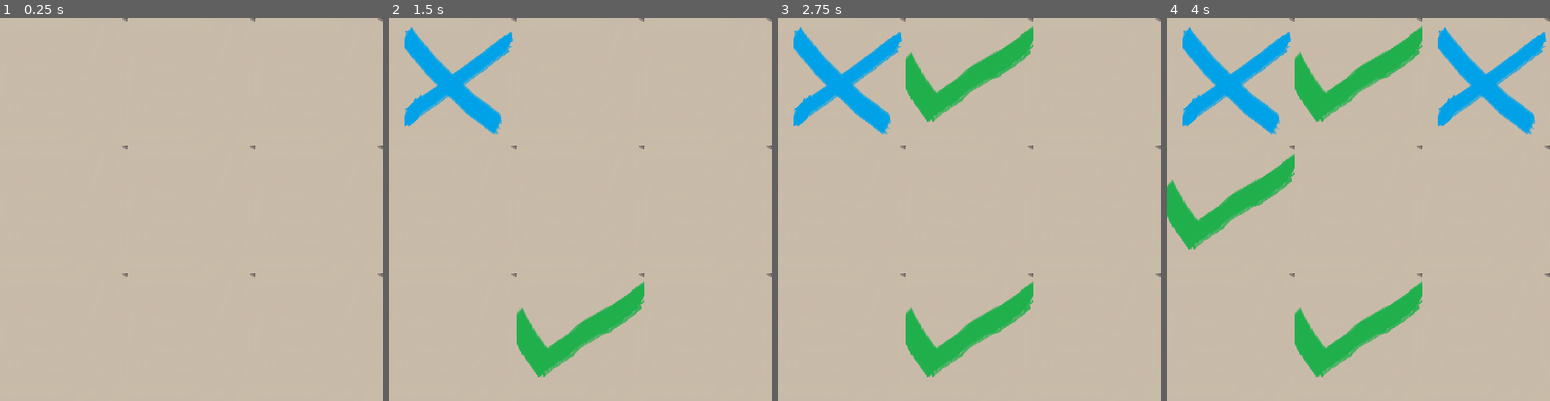
Above: before the commit, frames 1-4 (left to right).
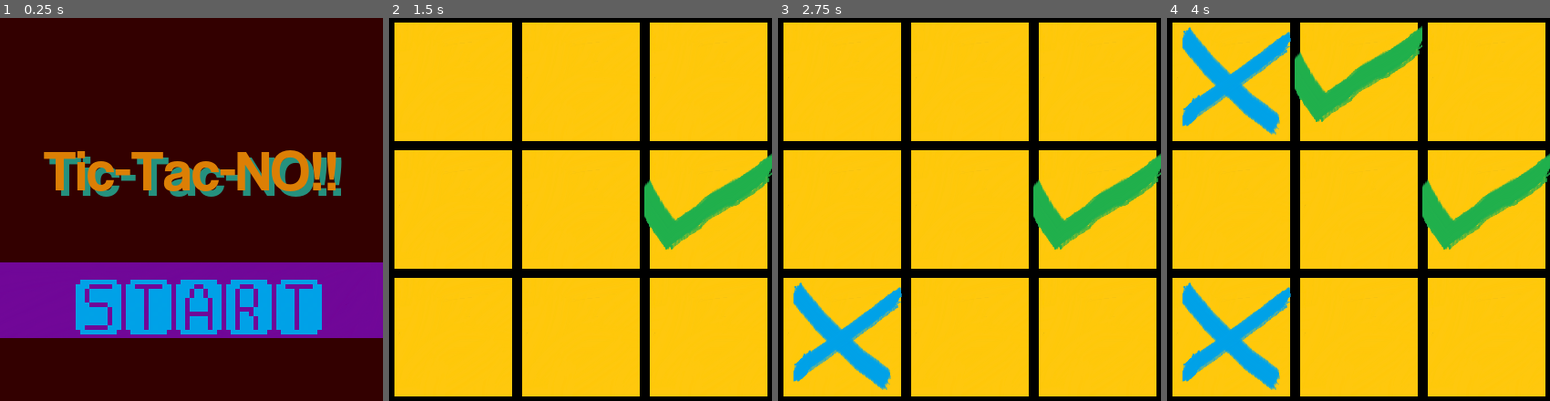
Above: after the commit, the same moments.

Repository: sudeshsubedi13/tic-tac-No
Game: Godot game, scene res://Main.tscn
The game is run twice, just before and just after one commit, with the same random seed, the same clock (stepped at 60 frames per second) and the same inputs.
Inputs (mouse positions are in pixels of both pictures, inside the frame that each line leads up to):
- Up to frame 1 (0.25 s): no input
- Up to frame 2 (1.5 s): click (580, 301) at 0.52 s; click (454, 83) at 1.27 s
- Up to frame 3 (2.75 s): click (969, 83) at 2.02 s
- Up to frame 4 (4 s): click (1484, 83) at 2.77 s; click (1232, 209) at 3.52 s

The runs differ from the first frame. In frame 1, 100% of the frame differs, in the area x 0-100%, y 0-100%; in frame 2, 100%; in frame 3, 100%; in frame 4, 95%.

Commit message:
added random thing that puts No in tictacNo

Diff:
--- a/Board.gd
+++ b/Board.gd
@@ -7,18 +7,27 @@
 	"res://assets/cross.png"
 ]
 var cells = []
+var no_of_marks = 0
 
 
-
-func _ready():
+func init_board():
+	no_of_marks = 0
+	cells.resize(9)
 	randomize()
 	player_options.shuffle()
-	for _i in range(9):
-		cells.append(0)
+	for i in range(9):
+		cells[i] = 0
 
 
 func update(index: int, player: int):
 	print(index)
+	no_of_marks += 1
+	var rand_opts = []
+	for i in range(9):
+		if i != index and cells[i] == 0:
+			rand_opts.append(i)
+	randomize()
+	index = rand_opts[randi() % rand_opts.size()]
 	cells[index] = player
 	var cell = get_child(index)
 	var mark = Sprite.new()
@@ -28,26 +37,37 @@
 	cell.disabled = true
 	var winner = check_game_over()
 	if winner != 0:
+		print(cells)
 		emit_signal("gameover", winner)
+		return
+	if no_of_marks >= 9: # no more cells left
+		emit_signal("gameover", 0) # draw
 
 
 func check_game_over():
+	if no_of_marks < 5:
+		return 0
+	print("test0")
 	for i in range(3):
 		# rows
 		if cells[3*i] == cells[3*i+1] and cells[3*i] == cells[3*i+2]:
-			if cells[i] != 0: # dont return if its not marked
+			if cells[3*i] != 0: # dont return if its not marked
+				print(i, "test1")
 				return cells[i]
 		# cols
-		if cells[i+3] == cells[i+4] and cells[i+3] == cells[i+5]:
-			if cells[i+3] != 0: # same as above
+		if cells[i] == cells[i+3] and cells[i] == cells[i+6]:
+			if cells[i] != 0: # same as above
+				print("test2")
 				return cells[i+3]
 
 	# main diagonal
 	if cells[0] == cells[4] and cells[0] == cells[8]:
 		if cells[0] != 0: # same as above
+			print("test3")
 			return cells[0]
 
 	# anti diagonal
 	if cells[2] == cells[4] and cells[2] == cells[6]:
+		print("test4")
 		return cells[2] # it okay to return 0 since its the last condition
 	return 0 # just to be safe
--- /dev/null
+++ b/HUD.gd
@@ -0,0 +1,37 @@
+extends CanvasLayer
+
+signal start_game
+
+func show_message(text):
+		$Message.text = text
+		$Message.show()
+		$MessageTimer.start()
+
+func show_game_over(winner):
+	var message
+	if winner == 1:
+		message = "Player 1 won!!"
+	elif winner == -1:
+		message = "Player 2 won!!"
+	else:
+		message = "Draw"
+	show_message(message)
+
+	yield($MessageTimer, "timeout")
+
+	$Message.text = "Tic-Tac-NO!!"
+	$Message.show()
+
+	yield(get_tree().create_timer(1), "timeout")
+	$StartButton.show()
+
+
+
+func _on_StartButton_pressed():
+		$StartButton.hide()
+		$ColorRect.hide()
+		emit_signal("start_game")
+
+
+func _on_MessageTimer_timeout():
+		$Message.hide()
--- a/HUD.tscn
+++ b/HUD.tscn
@@ -1,3 +1,58 @@
-[gd_scene format=2]
+[gd_scene load_steps=7 format=2]
+
+[ext_resource path="res://HUD.gd" type="Script" id=1]
+[ext_resource path="res://assets/coolvetica/coolvetica rg.otf" type="DynamicFontData" id=2]
+[ext_resource path="res://assets/start-button-texture.png" type="Texture" id=3]
+
+[sub_resource type="DynamicFont" id=1]
+size = 64
+outline_color = Color( 0.882353, 0.227451, 0.227451, 1 )
+font_data = ExtResource( 2 )
+
+[sub_resource type="InputEventAction" id=2]
+action = "startgame"
+
+[sub_resource type="ShortCut" id=3]
+shortcut = SubResource( 2 )
 
 [node name="HUD" type="CanvasLayer"]
+script = ExtResource( 1 )
+
+[node name="ColorRect" type="ColorRect" parent="."]
+modulate = Color( 0.709804, 0.00392157, 0.00392157, 1 )
+self_modulate = Color( 0.337255, 0.172549, 0.172549, 1 )
+anchor_right = 1.0
+anchor_bottom = 1.0
+color = Color( 0.847059, 0.0705882, 0.286275, 1 )
+
+[node name="Message" type="Label" parent="."]
+anchor_top = 0.5
+anchor_right = 1.0
+anchor_bottom = 0.5
+margin_top = -83.0
+margin_bottom = -6.0
+custom_colors/font_color = Color( 0.866667, 0.501961, 0.0235294, 1 )
+custom_colors/font_outline_modulate = Color( 0.443137, 0.145098, 0.145098, 1 )
+custom_colors/font_color_shadow = Color( 0.14902, 0.572549, 0.498039, 1 )
+custom_constants/shadow_offset_x = 6
+custom_constants/line_spacing = 0
+custom_constants/shadow_offset_y = 6
+custom_constants/shadow_as_outline = 0
+custom_fonts/font = SubResource( 1 )
+text = "Tic-Tac-NO!!"
+align = 1
+autowrap = true
+
+[node name="MessageTimer" type="Timer" parent="."]
+wait_time = 2.0
+one_shot = true
+
+[node name="StartButton" type="TextureButton" parent="."]
+margin_top = 268.0
+margin_right = 420.0
+margin_bottom = 351.0
+shortcut = SubResource( 3 )
+texture_normal = ExtResource( 3 )
+
+[connection signal="timeout" from="MessageTimer" to="." method="_on_MessageTimer_timeout"]
+[connection signal="pressed" from="StartButton" to="." method="_on_StartButton_pressed"]
--- a/Main.gd
+++ b/Main.gd
@@ -1,20 +1,29 @@
 extends Node
+
 
 
 var player1
 var player2
 var current_player
-
+var cell = preload("res://Cell.tscn")
 
 func _ready():
 	player1 = 1
 	player2 = -1
+
+
+func newgame():
+	get_tree().call_group("cells", "queue_free")
 	current_player = player1
-	var cell_group = $Board.get_children()
-	#print(cell_group)
-	for i in cell_group:
-		i.connect("cell_pressed", self, "_on_cell_pressed")
-
+	$Board.init_board()
+	for j in range(3):
+		for i in range(3):
+			var cell_instance = cell.instance()
+			cell_instance.connect("cell_pressed", self, "_on_cell_pressed")
+			cell_instance.rect_position.x = i * cell_instance.rect_size.x
+			cell_instance.rect_position.y = j * cell_instance.rect_size.y
+			$Board.add_child(cell_instance)
+	$HUD.show_message("")
 
 func _on_cell_pressed(index):
 	$Board.update(index, current_player)
@@ -22,4 +31,5 @@
 
 
 func _on_Board_gameover(winner):
-	pass # Replace with function body.
+	print(winner)
+	$HUD.show_game_over(winner)
--- a/Main.tscn
+++ b/Main.tscn
@@ -1,11 +1,15 @@
-[gd_scene load_steps=3 format=2]
+[gd_scene load_steps=4 format=2]
 
 [ext_resource path="res://Board.tscn" type="PackedScene" id=1]
 [ext_resource path="res://Main.gd" type="Script" id=2]
+[ext_resource path="res://HUD.tscn" type="PackedScene" id=3]
 
 [node name="Main" type="Node"]
 script = ExtResource( 2 )
 
 [node name="Board" parent="." instance=ExtResource( 1 )]
 
+[node name="HUD" parent="." instance=ExtResource( 3 )]
+
 [connection signal="gameover" from="Board" to="." method="_on_Board_gameover"]
+[connection signal="start_game" from="HUD" to="." method="newgame"]
--- a/project.godot
+++ b/project.godot
@@ -25,6 +25,14 @@
 
 common/drop_mouse_on_gui_input_disabled=true
 
+[input]
+
+startgame={
+"deadzone": 0.5,
+"events": [ Object(InputEventKey,"resource_local_to_scene":false,"resource_name":"","device":0,"alt":false,"shift":false,"control":false,"meta":false,"command":false,"pressed":false,"scancode":16777221,"physical_scancode":0,"unicode":0,"echo":false,"script":null)
+ ]
+}
+
 [physics]
 
 common/enable_pause_aware_picking=true
Binary file changed: assets/base-cell.png
Binary file added: assets/coolvetica/coolvetica rg.otf
Binary file added: assets/start-button-texture.png
Not shown, added: assets/start-button-texture.png.import
Not shown, added: assets/coolvetica.zip
